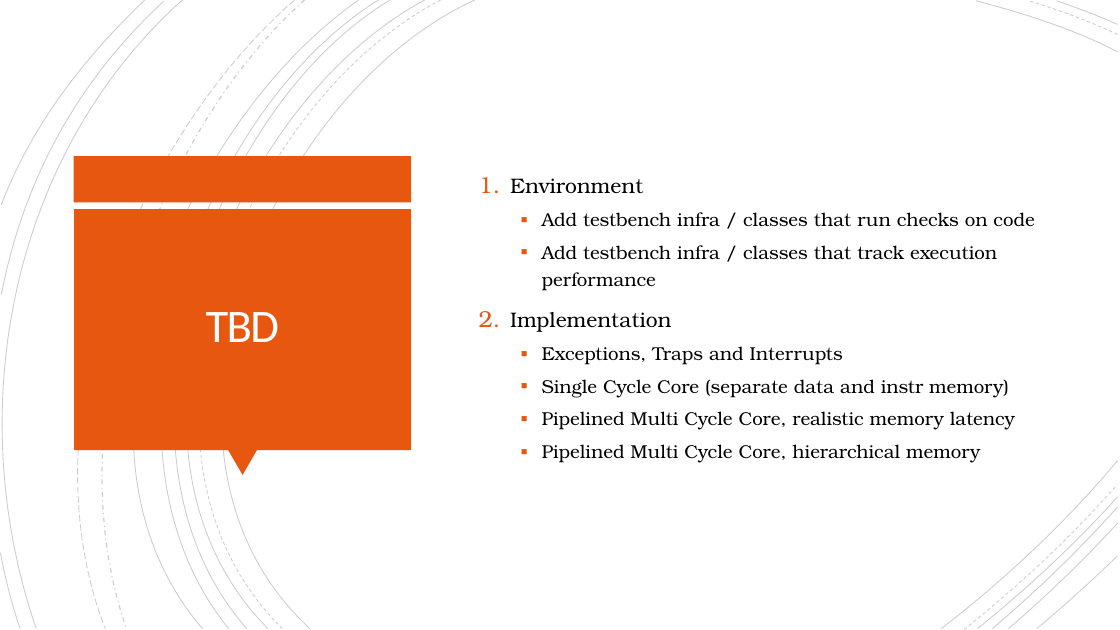
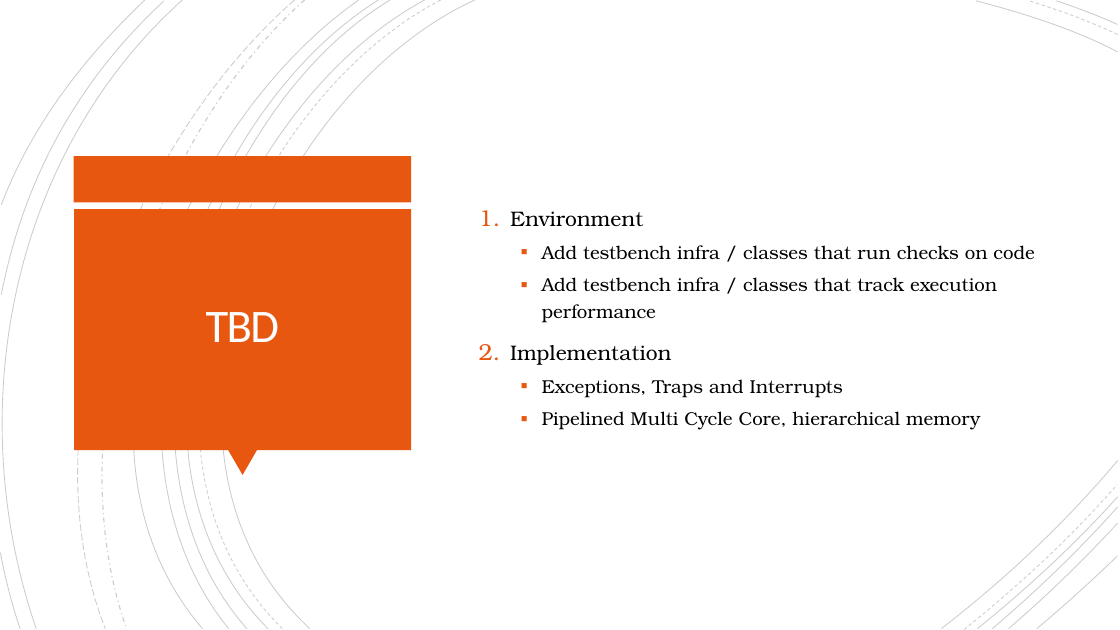
Before and after one commit to mrinav-saxena/riscv_verif0, a slide deck: slide 9 of readme.pptx (slide 8 before the commit). Drawn at 1120x630 pixels with LibreOffice and Linux fonts; fonts in the diff are those of the drawing. Boxes give left, top, right and bottom in pixels: in the first picture for what was removed or moved away, otherwise in the second. Text is boxed around its words. In the diff, an @@ line names an element or a change of style, - is before the commit and + after.

```diff
--- a/readme.pptx
+++ b/readme.pptx
@@ text at box(542, 379, 1015, 430): paragraphs removed @@
-  ▪ Single Cycle Core (separate data and instr memory)
-  ▪ Pipelined Multi Cycle Core, realistic memory latency
```
Also in this commit, not shown: 1 slide added, 5 other files.
